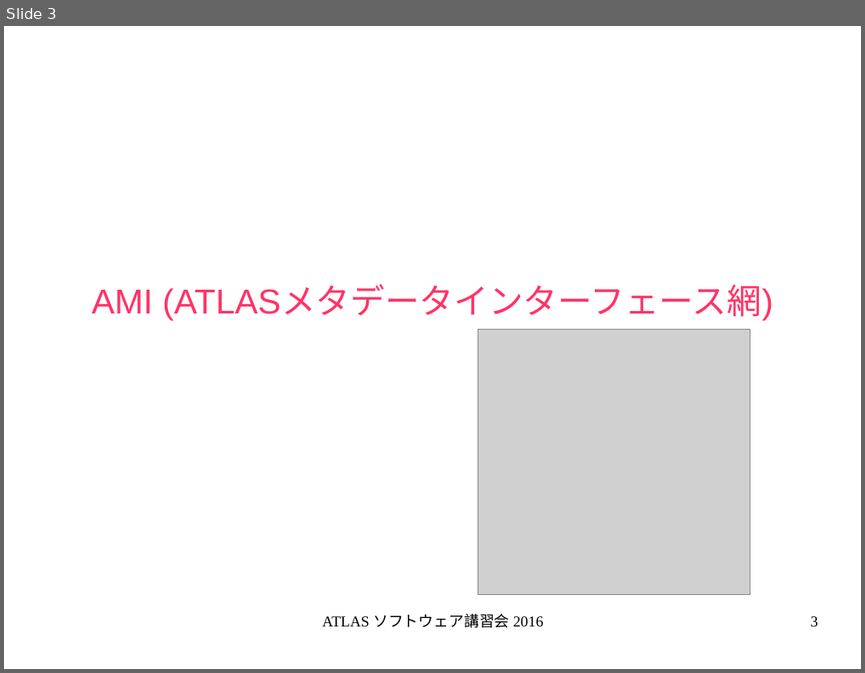
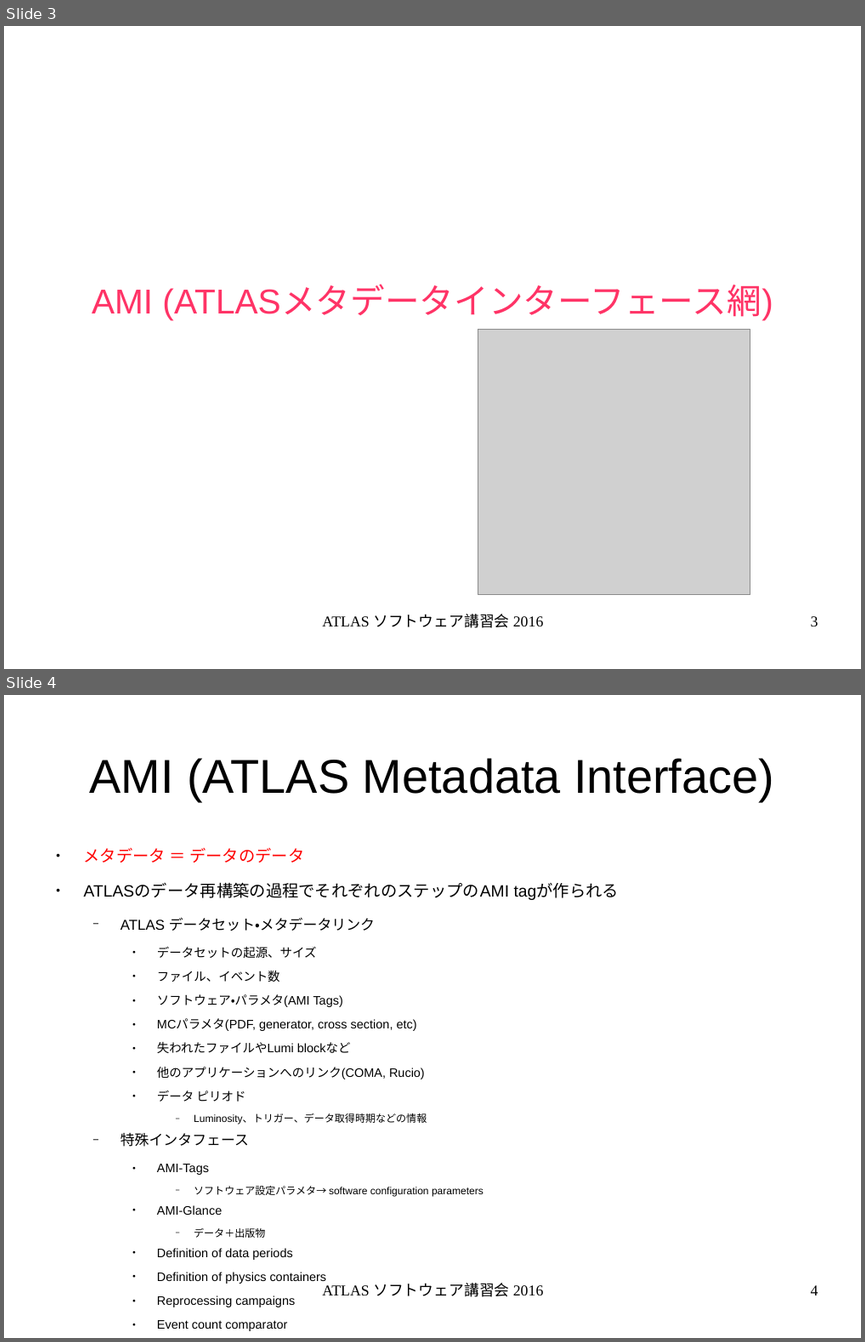
Before and after one commit to GenKawamura/2016-ATLAS-Japan-computing-tutorial, a slide deck: slides/odp/data_management.odp. Shown one above the other, each under a label of ours: slide 3 before the commit, slides 3 and 4 after it. The pictures are 865x673 and 865x1342 pixels, drawn with LibreOffice and Linux fonts; fonts in the diff are those of the drawing; grey boxes stand for pictures. Boxes give left, top, right and bottom in pixels: in the first picture for what was removed or moved away, otherwise in the second. Text is boxed around its words. In the diff, an @@ line names an element or a change of style, - is before the commit and + after.

```diff
--- a/slides/odp/data_management.odp
+++ b/slides/odp/data_management.odp
@@ slide 4 added at (x1=4, y1=695, x2=861, y2=1338), background #FFFFFF @@
@@ title added at (x1=89, y1=758, x2=774, y2=801), 44 pt, text #000000 @@
+AMI (ATLAS Metadata Interface)
@@ text added at (x1=84, y1=847, x2=619, y2=1259), 11.4 pt, text #000000 @@
+● メタデータ ＝ データのデータ
+● ATLASのデータ再構築の過程でそれぞれのステップのAMI tagが作られる
+  − ATLAS データセット・メタデータリンク
+    ● データセットの起源、サイズ
+    ● ファイル、イベント数
+    ● ソフトウェア・パラメタ(AMI Tags)
+    ● MCパラメタ(PDF, generator, cross section, etc)
+    ● 失われたファイルやLumi blockなど
+    ● 他のアプリケーションへのリンク(COMA, Rucio)
+    ● データ ピリオド
+      − Luminosity、トリガー、データ取得時期などの情報
+  − 特殊インタフェース
+    ● AMI-Tags
+      − ソフトウェア設定パラメタ→ software configuration parameters
+    ● AMI-Glance
+      − データ＋出版物
+    ● Definition of data periods
+    ● Definition of physics containers
+    ● Reprocessing campaigns
+    ● Event count comparator
@@ text added at (x1=322, y1=1282, x2=544, y2=1297), 14 pt, text #000000 @@
+ATLAS ソフトウェア講習会 2016
@@ page number added at (x1=811, y1=1285, x2=818, y2=1295), 14 pt, text #000000 @@
+4
```
Also in this commit, not shown: 2 slides changed, 8 other slides added, 6 other files.
